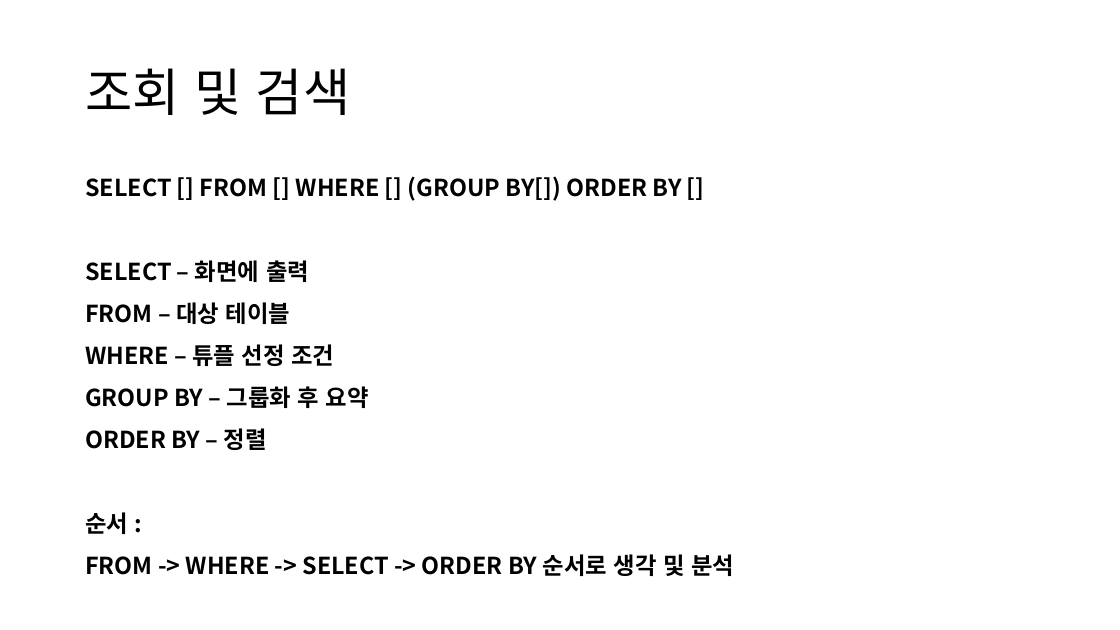
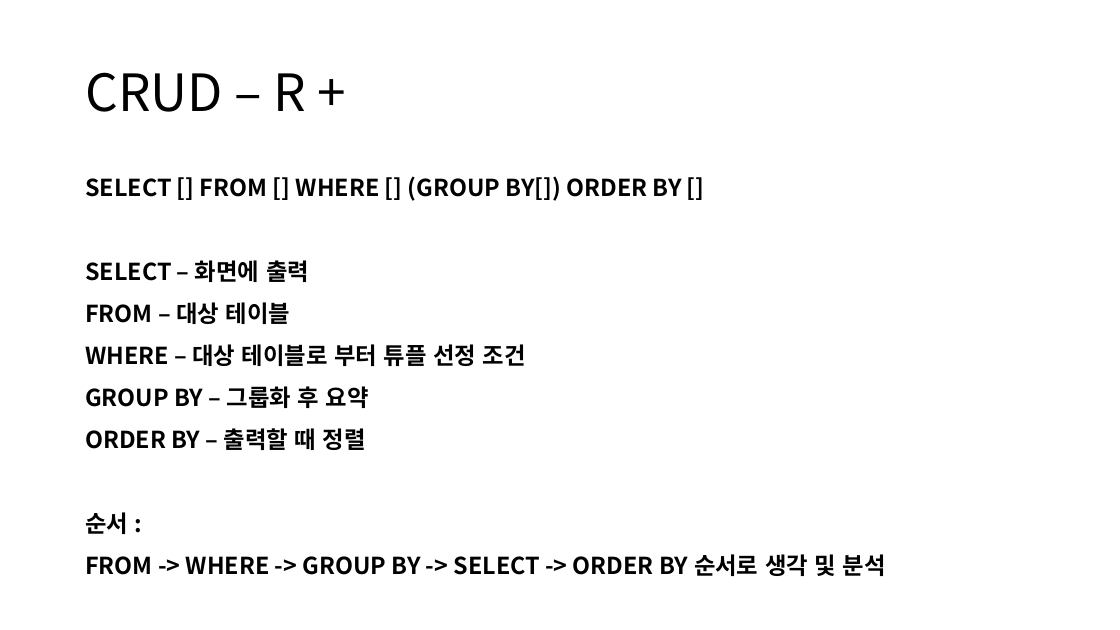
Before and after one commit to 98jiyong/DB, a slide deck: slide 7 of 자료/DB정리.pptx (slide 10 before the commit). Drawn at 1120x630 pixels with LibreOffice and Linux fonts; fonts in the diff are those of the drawing. Boxes give left, top, right and bottom in pixels: in the first picture for what was removed or moved away, otherwise in the second. Text is boxed around its words. In the diff, an @@ line names an element or a change of style, - is before the commit and + after.

```diff
--- a/자료/DB정리.pptx
+++ b/자료/DB정리.pptx
@@ title at [85, 72, 307, 112]: text changed @@
-조회 및 검색
+CRUD – R +
@@ text at [85, 344, 526, 366]: text changed @@
-WHERE – 튜플 선정 조건
+WHERE – 대상 테이블로 부터 튜플 선정 조건
@@ text at [85, 428, 366, 450]: text changed @@
-ORDER BY – 정렬
+ORDER BY – 출력할 때 정렬
@@ text at [85, 554, 886, 576]: text changed @@
-FROM -> WHERE -> SELECT -> ORDER BY 순서로 생각 및 분석
+FROM -> WHERE -> GROUP BY -> SELECT -> ORDER BY 순서로 생각 및 분석
```
Also in this commit, not shown: 4 other slides changed, 1 slide added, 1 slide removed, 2 other files.
